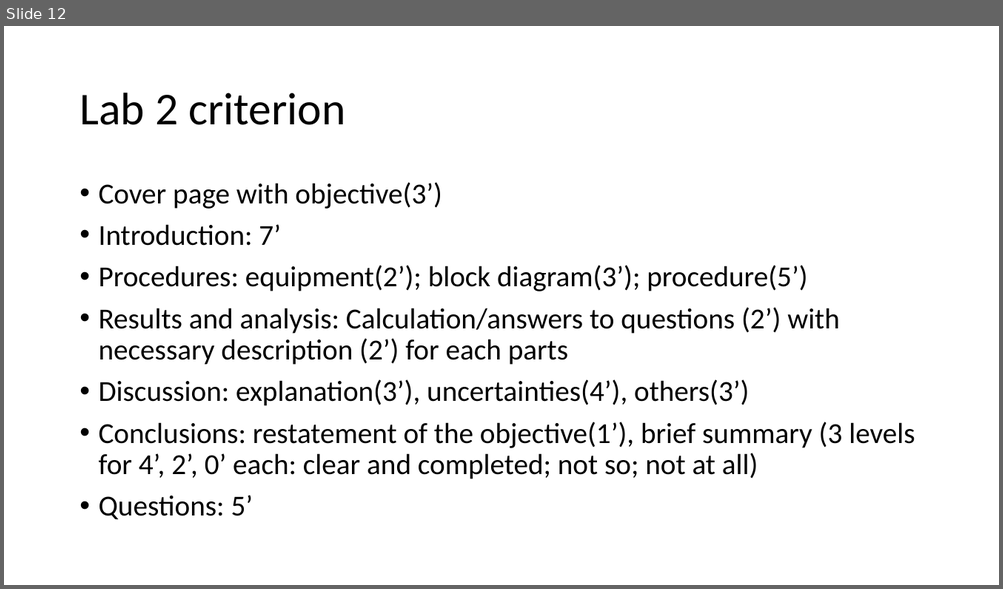
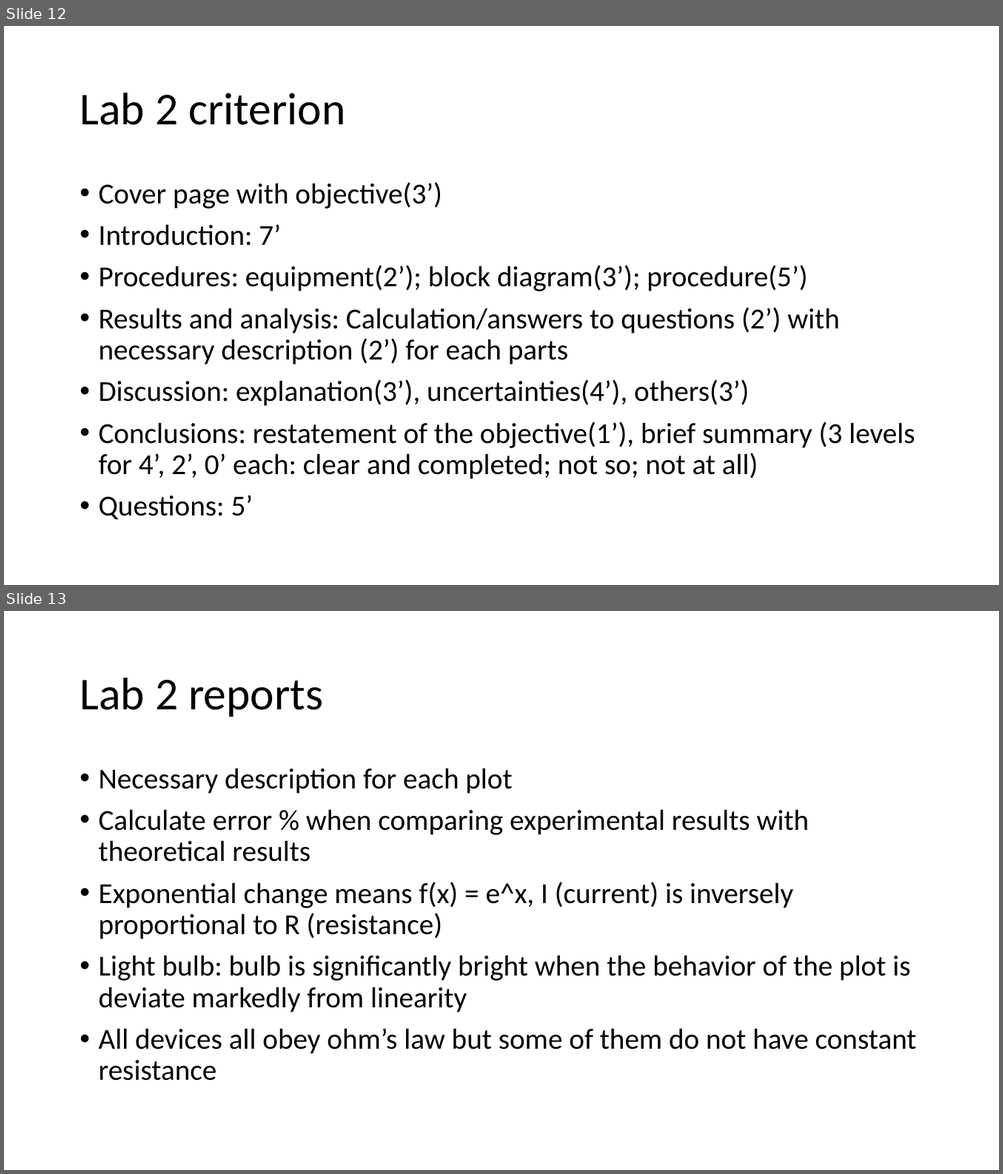
Before and after one commit to UML-Ionosphere-Plasmasphere-Modeling/Coupling-Model, a slide deck: Computational-books&papers/private/TA.pptx. Shown one above the other, each under a label of ours: slide 12 before the commit, slides 12 and 13 after it. The pictures are 1003x589 and 1003x1174 pixels, drawn with LibreOffice and Linux fonts; fonts in the diff are those of the drawing. Boxes give left, top, right and bottom in pixels: in the first picture for what was removed or moved away, otherwise in the second. Text is boxed around its words. In the diff, an @@ line names an element or a change of style, - is before the commit and + after.

```diff
--- a/Computational-books&papers/private/TA.pptx
+++ b/Computational-books&papers/private/TA.pptx
@@ slide 13 added at (4, 611, 999, 1170), background #FFFFFF @@
@@ title added at (79, 678, 323, 717), 44 pt, text #000000 @@
+Lab 2 reports
@@ text added at (99, 768, 916, 1081), 28 pt, text #000000 @@
+• Necessary description for each plot
+• Calculate error % when comparing experimental results with theoretical results
+• Exponential change means f(x) = e^x, I (current) is inversely proportional to R (resistance)
+• Light bulb: bulb is significantly bright when the behavior of the plot is deviate markedly from linearity
+• All devices all obey ohm’s law but some of them do not have constant resistance
```
Also in this commit, not shown: 1 other slide added.
